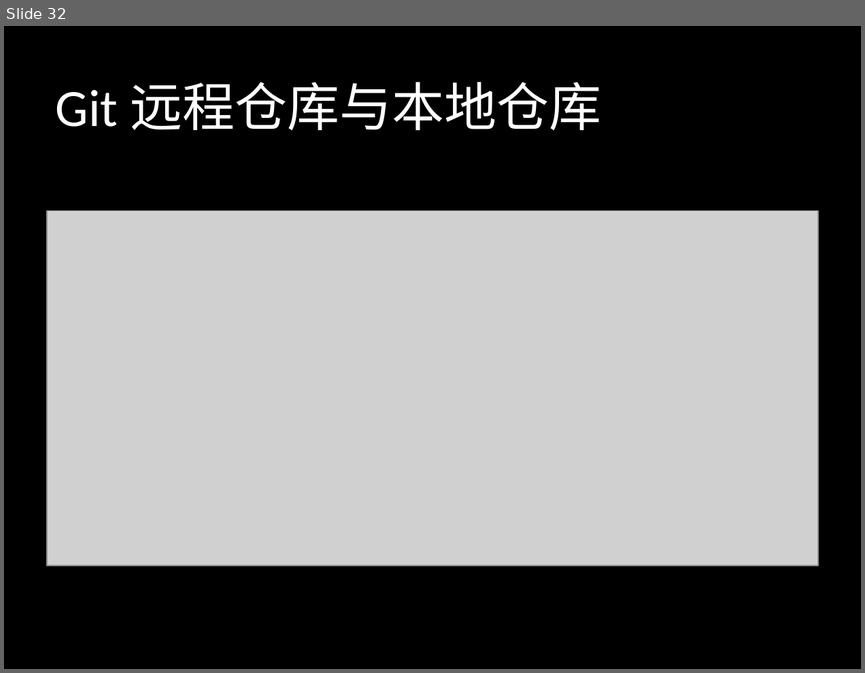
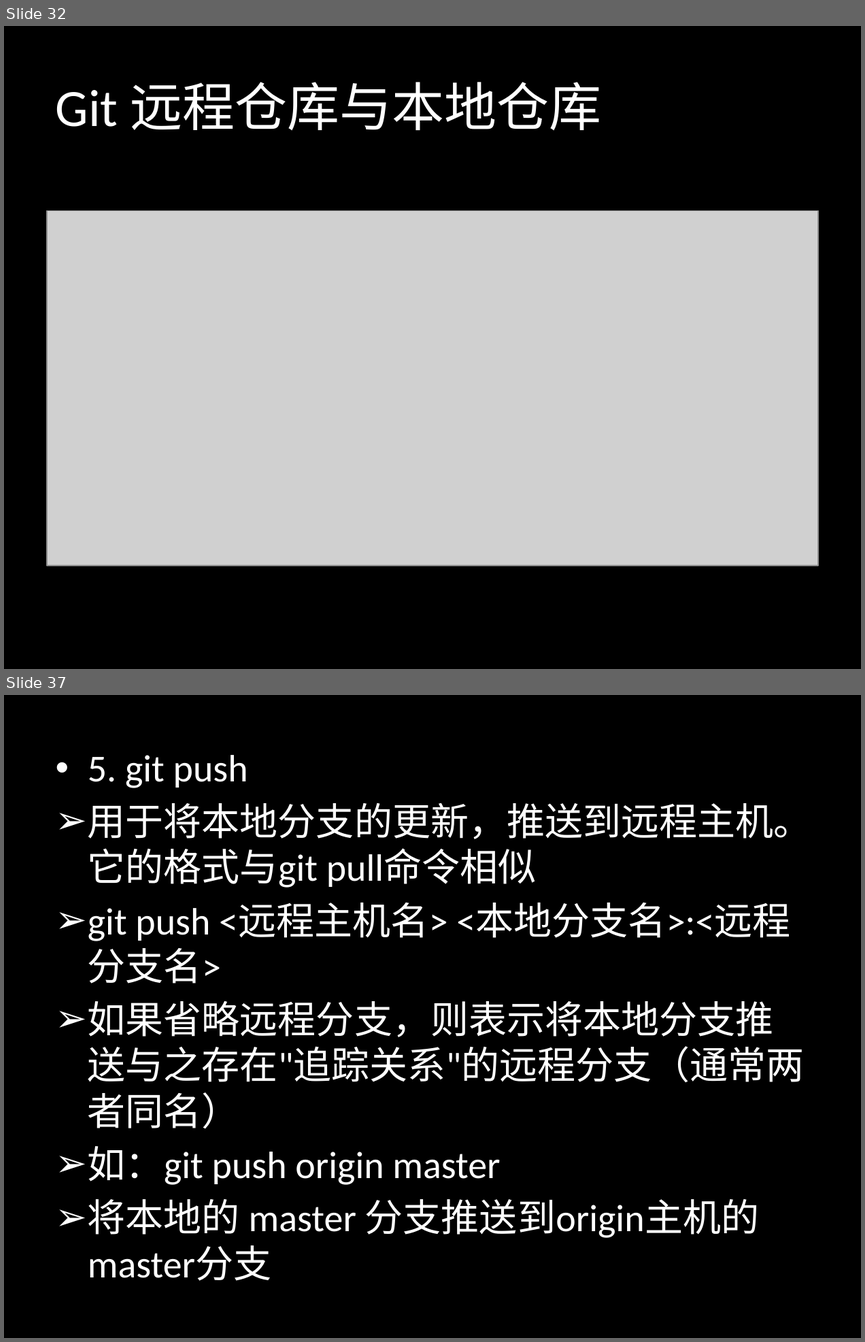
Before and after one commit to sontekliu/git-book, a slide deck: Git.pptx. Shown one above the other, each under a label of ours: slide 32 before the commit, slides 32 and 37 after it; the slides between them are not shown. The pictures are 865x673 and 865x1342 pixels, drawn with LibreOffice and Linux fonts; fonts in the diff are those of the drawing; grey boxes stand for pictures. Boxes give left, top, right and bottom in pixels: in the first picture for what was removed or moved away, otherwise in the second. Text is boxed around its words. In the diff, an @@ line names an element or a change of style, - is before the commit and + after.

```diff
--- a/Git.pptx
+++ b/Git.pptx
@@ slide 37 added at (4,695,861,1338), background #000000 @@
@@ text added at (88,755,811,1238), 32 pt, text #FFFFFF @@
+• 5. git push
+➢ 用于将本地分支的更新，推送到远程主机。它的格式与git pull命令相似
+➢ git push <远程主机名> <本地分支名>:<远程分支名>
+➢ 如果省略远程分支，则表示将本地分支推送与之存在"追踪关系"的远程分支（通常两者同名）
+➢ 如：git push origin master
+➢ 将本地的 master 分支推送到origin主机的master分支
```
Also in this commit, not shown: 5 other slides added.
